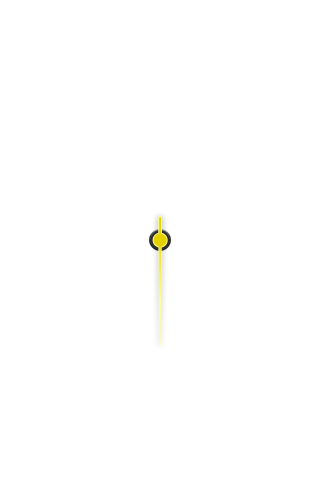
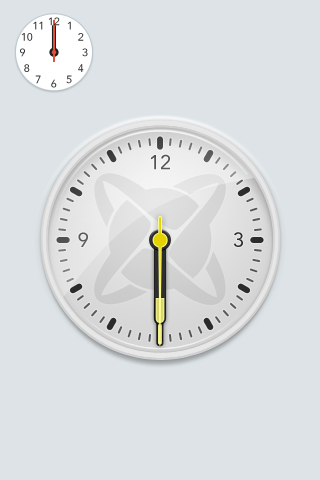
The second w=320, h=480 image is a revision of the first. Changes to its layers:
added group "Small Clock" with 20 layers above "Large Clock" over [16, 14, 92, 91]
added group "Hour Numbers" (80%) with 12 layers in group "Small Clock" over [20, 17, 88, 88]
added layer "12" (1st of 2, in "Small Clock" › "Hour Numbers") in group "Hour Numbers" over [48, 17, 60, 26]
added group "Second Hand" (1st of 2, in "Small Clock") with 2 layers in group "Small Clock" over [51, 20, 57, 62]
added layer "Minute Hand" (1st of 2, in "Small Clock") in group "Small Clock" over [51, 24, 56, 55]
added layer "Face" (1st of 2, in "Small Clock") in group "Small Clock" over [16, 14, 92, 91]
added group "Large Clock" with 82 layers above "BG" over [40, 120, 281, 360]
showed "Shine", moved it into group "Large Clock" over [47, 127, 255, 297]
showed "Rim", moved it into group "Large Clock" over [40, 120, 281, 360]
moved "Second Hand" (2nd of 2, in "Large Clock") into group "Large Clock" over [152, 216, 168, 347]
moved "Center" into group "Large Clock" over [149, 229, 171, 251]
showed group "Hour Hand" (2nd of 2, in "Large Clock") (2 layers), moved it into group "Large Clock" over [153, 247, 167, 325]
showed group "Minute Hand" (2nd of 2, in "Large Clock") (2 layers), moved it into group "Large Clock" over [156, 249, 164, 347]
showed group "Minutes" (48 layers), moved it into group "Large Clock" over [58, 138, 262, 342]
showed group "Numbers" (4 layers), moved it into group "Large Clock" over [78, 154, 243, 324]
showed group "Hours" (12 layers), moved it into group "Large Clock" over [56, 136, 264, 344]
showed group "CF Logo" (2 layers), moved it into group "Large Clock" over [94, 173, 226, 305]
showed "Face" (2nd of 2, in "Large Clock"), moved it into group "Large Clock", painted on it over [45, 125, 276, 355]
renamed "Face" to "Face Emboss", showed it, moved it into group "Large Clock", painted on it over [40, 120, 281, 360]
showed "BG" over [0, 0, 320, 480]
…and 15 more changes (15 added)
